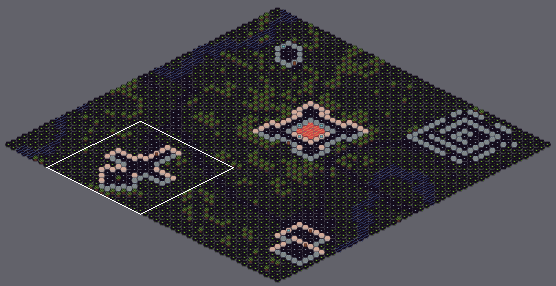
Two versions of a level (Tiled map, examples/assets/hexworld.tmx). The picture above shows the old version from afar; the outline marks the close-up.
Close-up. Before the commit:
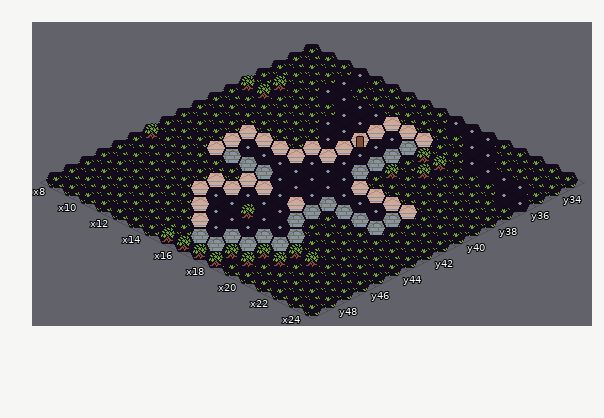
Cells are 32x16 px. Isometric: x runs down to the right, y down to the left. Shown: x 8..24, y 33..49. The commit also changed other parts of the map, which this record leaves out.
After the commit:
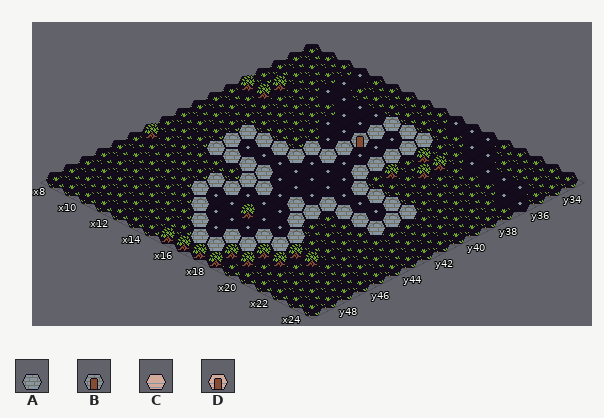
Key: from "maptile": A 4, B 5, C 8, D 9.
_ is an empty cell.
Edits made:
Layer "Tile Layer 1":
y 35: x 15..17 CCC -> AAA
y 36: x 15 C -> A
y 37: x 15 D -> B
y 38: x 15 C -> A
y 39: x 14..15 CC -> AA
y 40: x 11..14 CCCC -> AAAA; x 18..21 CCCC -> AAAA
y 41..42: x 11 C -> A
y 43: x 14..15 CC -> AA; x 17 C -> A
y 44: x 13..14 CC -> AA
y 45: x 13 C -> A
y 46: x 14 C -> A
y 47: x 15 C -> A
Where, in picture pixels (left, top, right, bottom), the same in both close-ups:
changed: (191, 117, 433, 227)
